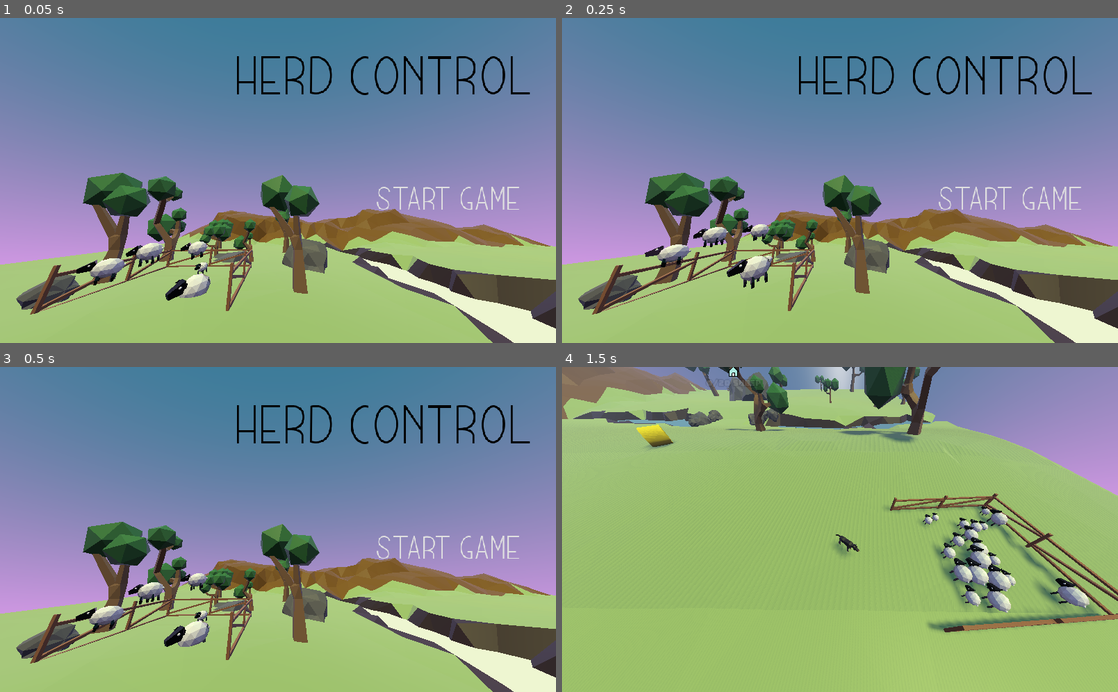
Above: before the commit, frames 1-4 (two rows, left to right).
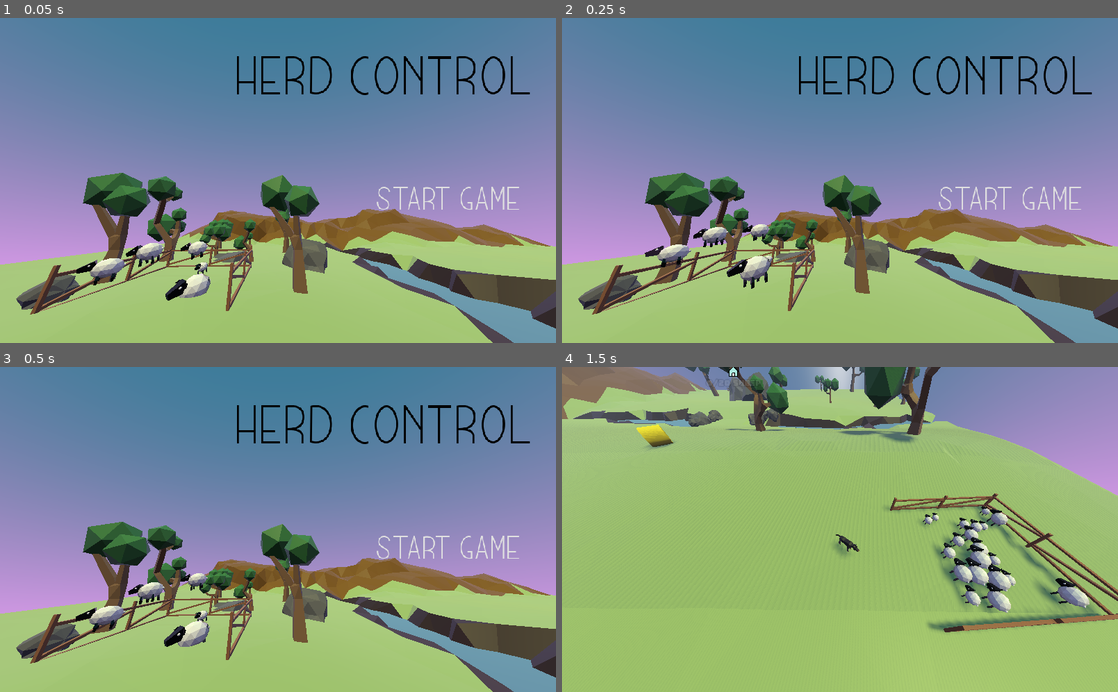
Above: after the commit, the same moments.

Repository: panic-fennecs/ideal-garbanzo
Game: Godot game, scene res://StartScreen.tscn
Same seed, same stepped clock (60 frames per second), same inputs: the game is played once before the commit and once after it. Sound files missing from this copy of the repository are replaced by a short silence.
Inputs (mouse positions are in pixels of both pictures, inside the frame that each line leads up to):
- Up to frame 1 (0.05 s): no input
- Up to frame 2 (0.25 s): no input
- Up to frame 3 (0.5 s): no input
- Up to frame 4 (1.5 s): click "Start Game" at 0.5 s; tap Enter at 1.25 s; move the mouse to (962, 513) at 1.27 s; click (962, 513) at 1.42 s

The runs differ from the first frame. In frame 1, 1.9% of the frame differs, in the area x 65-100%, y 73-100%; in frame 2, 1.9%; in frame 3, 1.9%; in frame 4, nothing differs.

Commit message:
fix water color in start screen

Diff:
--- a/StartScreen.tscn
+++ b/StartScreen.tscn
@@ -12,6 +12,7 @@
 [ext_resource path="res://RandomSheep.gd" type="Script" id=10]
 [ext_resource path="res://MunichRegular-Y8x4.ttf" type="DynamicFontData" id=11]
 [ext_resource path="res://StartScreen.gd" type="Script" id=12]
+[ext_resource path="res://WaterMaterial.tres" type="Material" id=13]
 
 [sub_resource type="ConcavePolygonShape" id=1]
 data = PoolVector3Array( 0.5377, 0.0253, -0.4768, 0.5123, 0.0266, -0.5331, 0.4626, 0.024, -0.4763, -0.5317, 0.0076, -0. …(235974 unchanged characters)…
@@ -89,7 +90,7 @@
 [node name="MeshInstance" type="MeshInstance" parent="."]
 transform = Transform( 0.999896, 0.0143985, 0, -0.0143985, 0.999896, 0, 0, 0, 1, 0, -0.00315502, 0 )
 mesh = SubResource( 2 )
-material/0 = null
+material/0 = ExtResource( 13 )
 
 [node name="Camera" type="Camera" parent="."]
 transform = Transform( 0.00139283, 0.338951, 0.940803, -0.00056203, 0.940804, -0.33895, -0.999999, -5.66609e-05, 0.00150088, 0.126888, 0.0890673, 0.41508 )
Not shown: 1 places in StartScreen.tscn that only renumber resources
